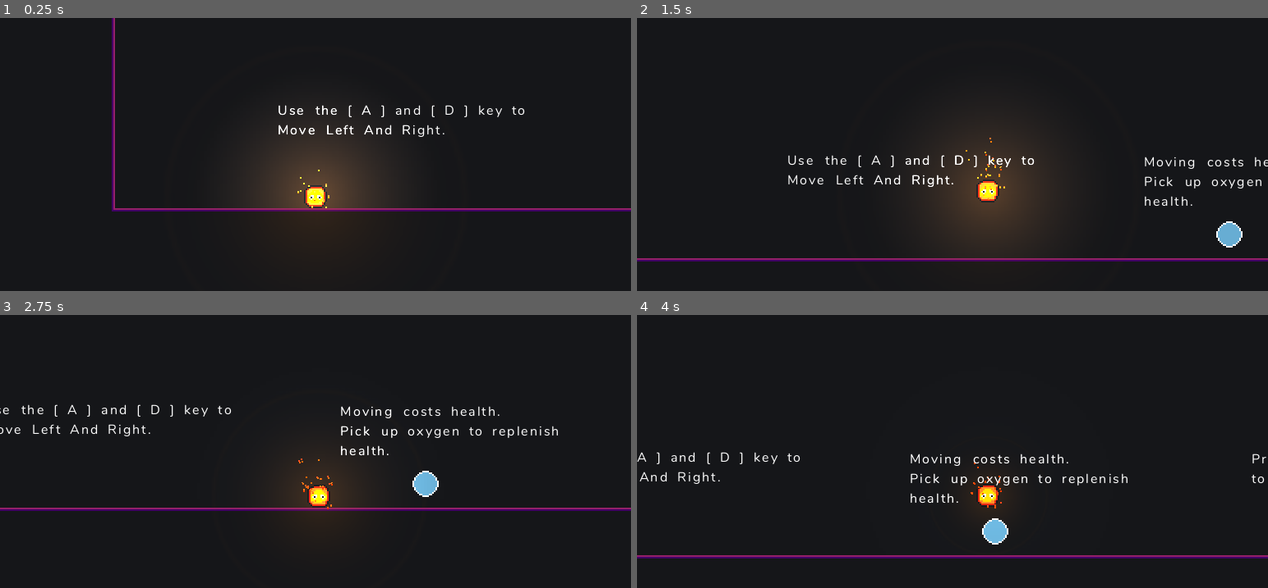
Above: before the commit, frames 1-4 (two rows, left to right).
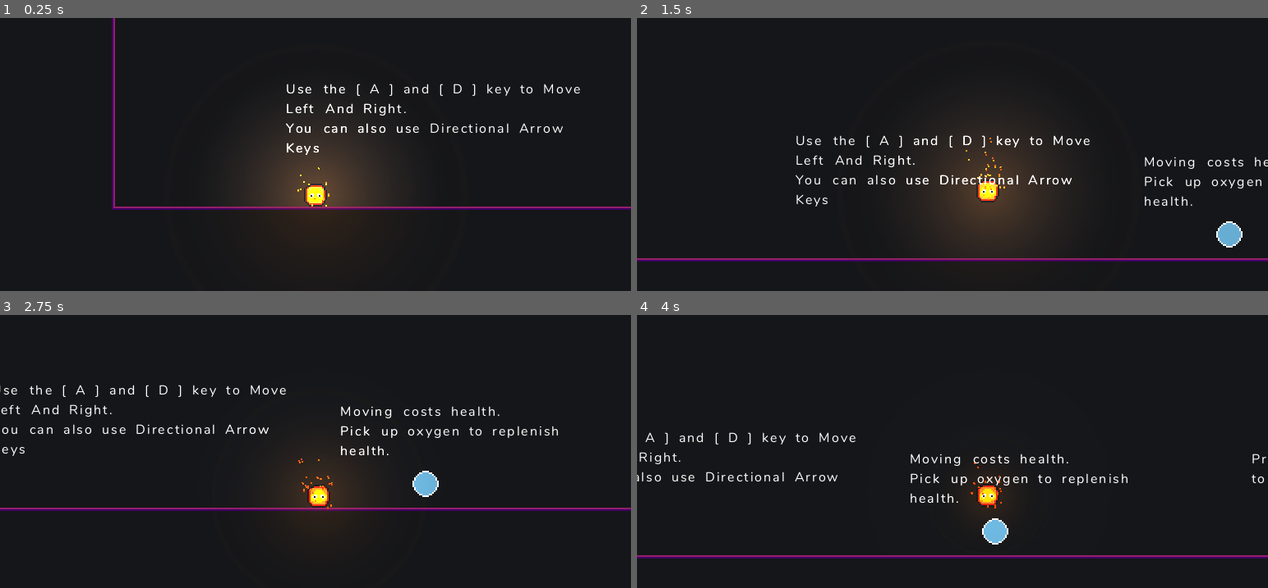
Above: after the commit, the same moments.

Repository: Michael-Sjogren/Ludum-Dare-46
Game: Godot game, scene res://Levels/Tutorial.tscn
Same seed, same stepped clock (60 frames per second), same inputs: the game is played once before the commit and once after it.
Inputs:
- Up to frame 1 (0.25 s): no input
- Up to frame 2 (1.5 s): tap Space (jump) at 0.5, 0.77, 1.25 s; hold D (right) from 0.53 s (still down)
- Up to frame 3 (2.75 s): tap Space (jump) at 1.52, 2 s; release D (right) at 2.03 s; hold A (left) from 2.03 s (still down)
- Up to frame 4 (4 s): tap Space (jump) at 2.75, 3.02, 3.5, 3.77 s; release A (left) at 2.78 s; hold D (right) from 2.78 s (still down)

The runs differ from the first frame. In frame 1, 3.3% of the frame differs, in the area x 17-100%, y 24-71%; in frame 2, 1.5%; in frame 3, 1.4%; in frame 4, 1.0%.

Commit message:
Added directional arrow keys as an option for moving and jumping

Diff:
--- a/DyingEmber/Levels/Tutorial.tscn
+++ b/DyingEmber/Levels/Tutorial.tscn
@@ -11,7 +11,7 @@
 [node name="World" type="Node2D"]
 
 [node name="BG" type="Sprite" parent="."]
-position = Vector2( 199.919, -88.1614 )
+position = Vector2( 199.919, -87.8694 )
 scale = Vector2( 12.5625, 8.01875 )
 texture = ExtResource( 2 )
 
@@ -24,12 +24,13 @@
 [node name="Tutuorial Labels" type="Node" parent="."]
 
 [node name="RichTextLabel" type="RichTextLabel" parent="Tutuorial Labels"]
-margin_left = -269.0
-margin_top = -0.540359
-margin_right = -103.0
-margin_bottom = 49.4596
+margin_left = -264.328
+margin_top = -12.6796
+margin_right = -72.3282
+margin_bottom = 37.3204
 custom_fonts/normal_font = ExtResource( 3 )
-text = "Use the [ A ] and [ D ] key to Move Left And Right."
+text = "Use the [ A ] and [ D ] key to Move Left And Right.
+You can also use Directional Arrow Keys"
 __meta__ = {
 "_edit_use_anchors_": false
 }
@@ -91,7 +92,7 @@
 }
 
 [node name="Player" parent="." instance=ExtResource( 7 )]
-position = Vector2( -246, 46 )
+position = Vector2( -246, 57.4596 )
 life_time = 5
 
 [node name="Goal" parent="." instance=ExtResource( 5 )]
--- a/DyingEmber/project.godot
+++ b/DyingEmber/project.godot
@@ -64,16 +64,19 @@
 left={
 "deadzone": 0.5,
 "events": [ Object(InputEventKey,"resource_local_to_scene":false,"resource_name":"","device":0,"alt":false,"shift":false,"control":false,"meta":false,"command":false,"pressed":false,"scancode":65,"unicode":0,"echo":false,"script":null)
+, Object(InputEventKey,"resource_local_to_scene":false,"resource_name":"","device":0,"alt":false,"shift":false,"control":false,"meta":false,"command":false,"pressed":false,"scancode":16777231,"unicode":0,"echo":false,"script":null)
  ]
 }
 right={
 "deadzone": 0.5,
 "events": [ Object(InputEventKey,"resource_local_to_scene":false,"resource_name":"","device":0,"alt":false,"shift":false,"control":false,"meta":false,"command":false,"pressed":false,"scancode":68,"unicode":0,"echo":false,"script":null)
+, Object(InputEventKey,"resource_local_to_scene":false,"resource_name":"","device":0,"alt":false,"shift":false,"control":false,"meta":false,"command":false,"pressed":false,"scancode":16777233,"unicode":0,"echo":false,"script":null)
  ]
 }
 jump={
 "deadzone": 0.5,
 "events": [ Object(InputEventKey,"resource_local_to_scene":false,"resource_name":"","device":0,"alt":false,"shift":false,"control":false,"meta":false,"command":false,"pressed":false,"scancode":32,"unicode":0,"echo":false,"script":null)
+, Object(InputEventKey,"resource_local_to_scene":false,"resource_name":"","device":0,"alt":false,"shift":false,"control":false,"meta":false,"command":false,"pressed":false,"scancode":16777232,"unicode":0,"echo":false,"script":null)
  ]
 }
 quit={
Not shown, removed: DyingEmber/World/lights/light-texture-80-outlined.png-autosave.kra
